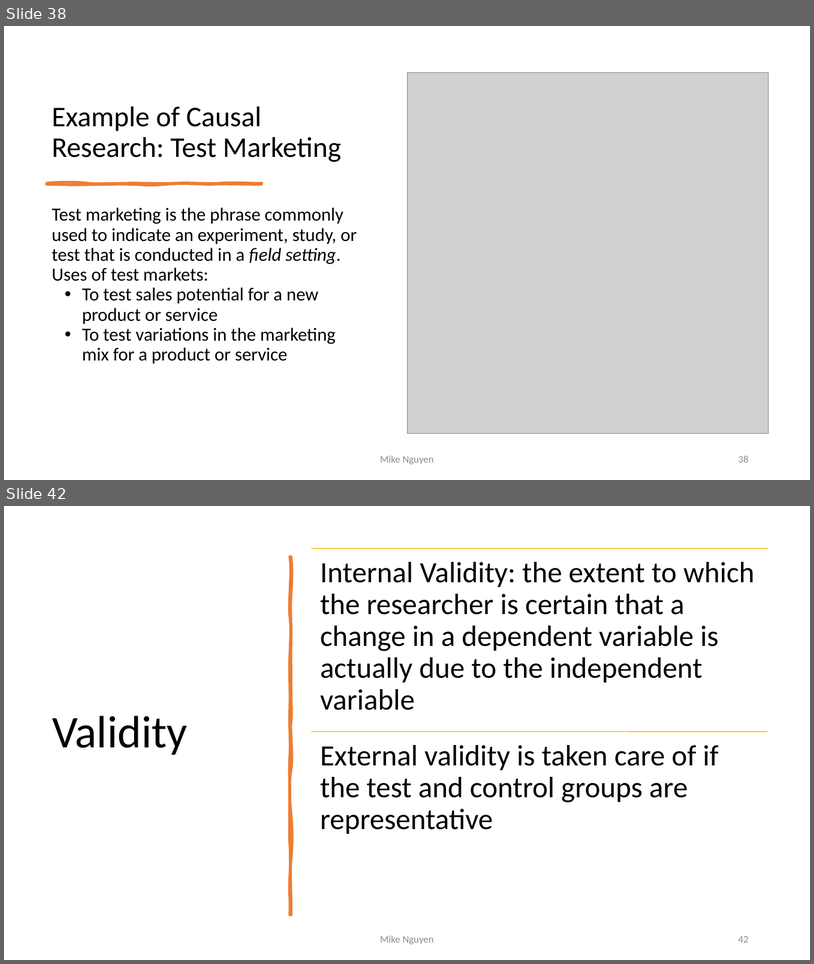
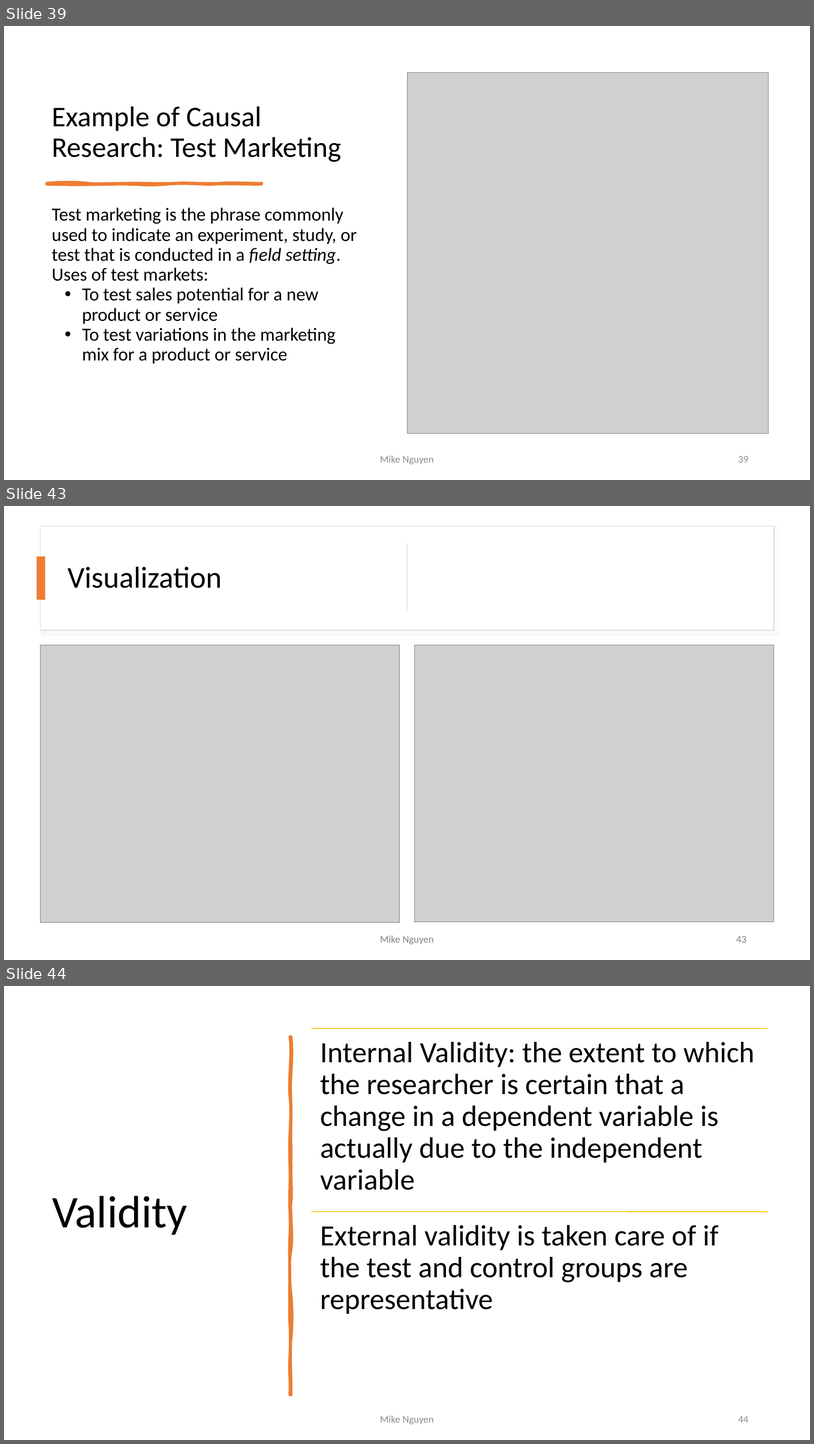
Before and after one commit to mikenguyen13/mar4050_S23_1, a slide deck: lectures/2/1_Research Design.pptx. Shown one above the other, each under a label of ours: slides 38 and 42 before the commit, slides 39, 43 and 44 after it; the slides between them are not shown. The pictures are 814x964 and 814x1444 pixels, drawn with LibreOffice and Linux fonts; fonts in the diff are those of the drawing; grey boxes stand for pictures. Boxes give left, top, right and bottom in pixels: in the first picture for what was removed or moved away, otherwise in the second. Text is boxed around its words. In the diff, an @@ line names an element or a change of style, - is before the commit and + after.

```diff
--- a/lectures/2/1_Research Design.pptx
+++ b/lectures/2/1_Research Design.pptx
@@ slide 43 added at [4,506,810,960], background #FFFFFF @@
@@ rectangle added at [40,526,775,630], fill #FFFFFF, outline #DEDEDE 1 pt @@
@@ rectangle added at [36,557,45,600], fill #ED7D31 @@
@@ rectangle added at [407,543,408,611], fill #D5D5D5 @@
@@ title added at [68,567,222,588], 36 pt, text #000000 @@
+Visualization
@@ picture added at [40,645,399,922] @@
@@ picture added at [415,645,774,921] @@
@@ text added at [380,935,434,944], 12 pt, text #808080 @@
+Mike Nguyen
@@ page number added at [737,936,747,942], 12 pt, text #808080 @@
+43
@@ what was slide 38 is now slide 39 @@
@@ page number at [738,456,749,462]: text changed @@
-38
+39
@@ what was slide 42 is now slide 44 @@
@@ page number at [738,1416,749,1422]: text changed @@
-42
+44
```
Also in this commit, not shown: 5 slides changed, 2 other slides added, 2 other files.
